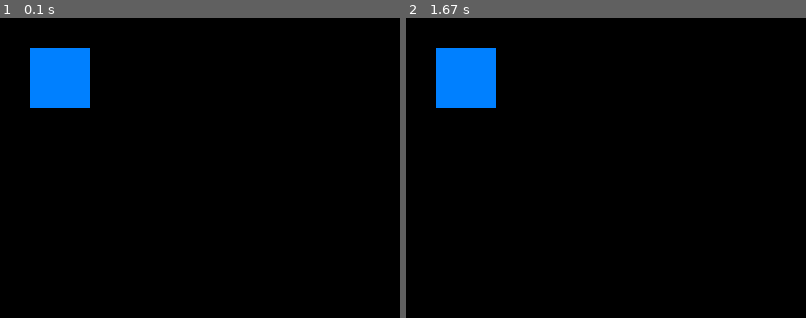
Above: before the commit, frames 1-2 (left to right).
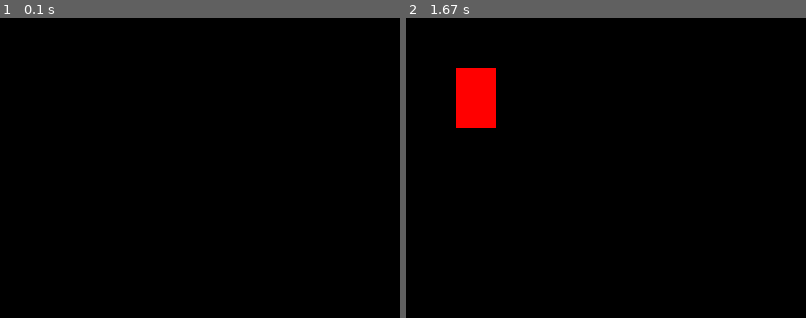
Above: after the commit, the same moments.

Repository: aspadakanti/PyGame_Demo
Game: pygame game, started from Test.py
The game is run twice, just before and just after one commit, with the same random seed, the same clock (stepped at 60 frames per second) and the same inputs.
Inputs:
- Up to frame 1 (0.1 s): no input
- Up to frame 2 (1.67 s): no input

The runs differ from the first frame. In frame 1, 3.0% of the frame differs, in the area x 7-23%, y 10-30%; in frame 2, 3.7%, in the area x 7-23%, y 10-37%.

Commit message:
rectangle red

Diff:
--- a/Test.py
+++ b/Test.py
@@ -2,21 +2,21 @@
 
 pygame.init()
 screen = pygame.display.set_mode((400, 300))
-done = False
-is_blue = True
+pygame.display.set_caption('First Game')
 
+x = 50
+y = 50
+width = 40
+height = 60
+velocity = 5
 
-while not done:
+run = True
+while run:
+    pygame.time.delay(100)
     for event in pygame.event.get():
         if event.type == pygame.QUIT:
-            done = True
+            run = False
+    pygame.draw.rect(screen, (255, 0, 0), (x, y, width, height))
+    pygame.display.update()
 
-    pygame.display.flip()
-    if is_blue:
-        color = (0, 128, 255)
-    else:
-        color = (255, 100, 0)
-    pygame.draw.rect(screen, color, pygame.Rect(30, 30, 60, 60))
-
-    if event.type == pygame.KEYDOWN and event.key == pygame.K_SPACE:
-        is_blue = not is_blue
+pygame.quit()
